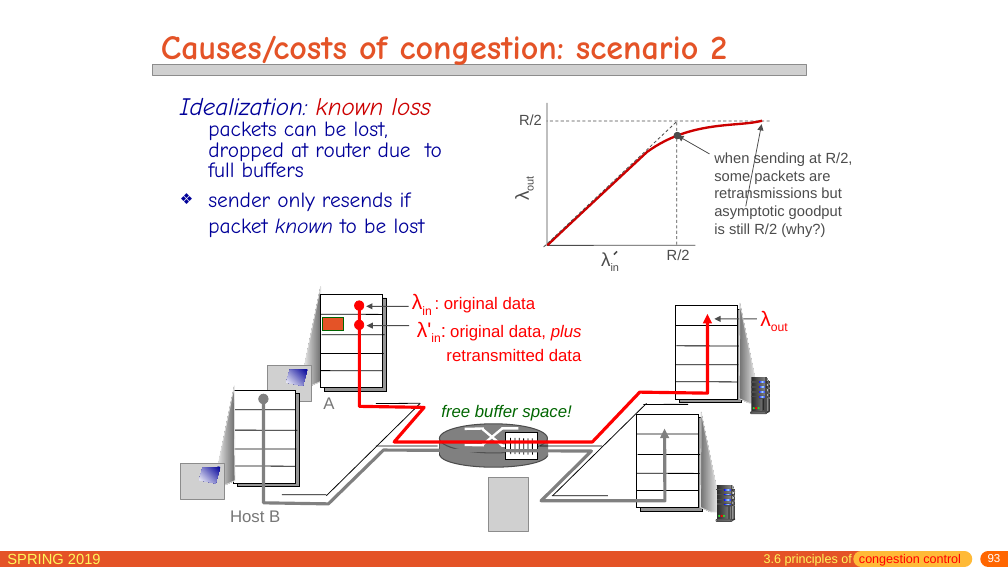
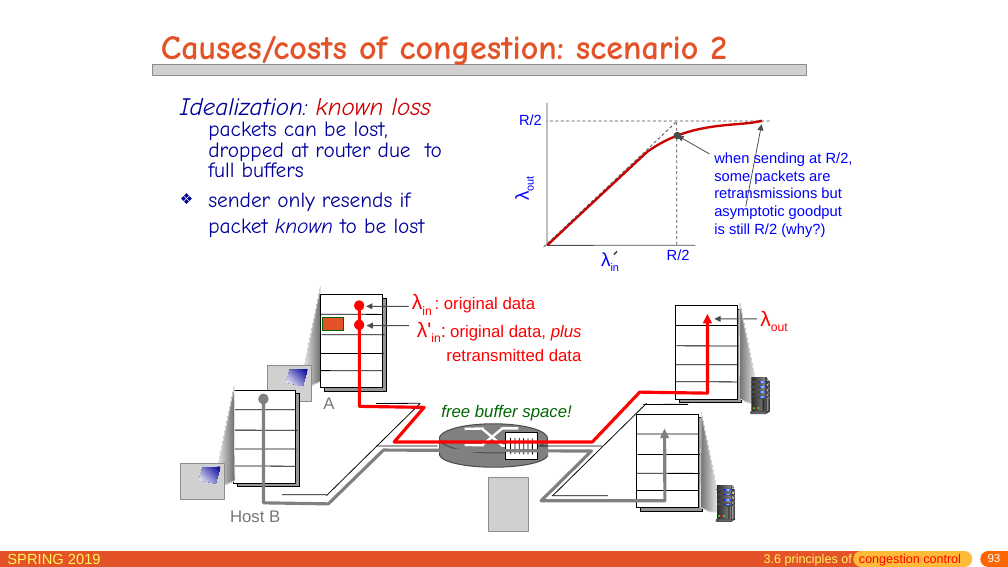
Before and after one commit to jichenghu/PPT_networkDistributed, a slide deck: slide 93 of chapter3.pptx. Drawn at 1008x567 pixels with LibreOffice and Linux fonts; fonts in the diff are those of the drawing; grey boxes stand for pictures. Boxes give left, top, right and bottom in pixels: in the first picture for what was removed or moved away, otherwise in the second. Text is boxed around its words. In the diff, an @@ line names an element or a change of style, - is before the commit and + after.

```diff
--- a/chapter3.pptx
+++ b/chapter3.pptx
@@ text colour #4C4C4C to #0000FF in 5 elements at <box>519,114,542,125</box>, <box>667,249,690,260</box>, <box>594,244,629,274</box>, <box>507,157,537,209</box>, <box>714,151,853,237</box> @@
```
Also in this commit, not shown: 5 other slides changed.
